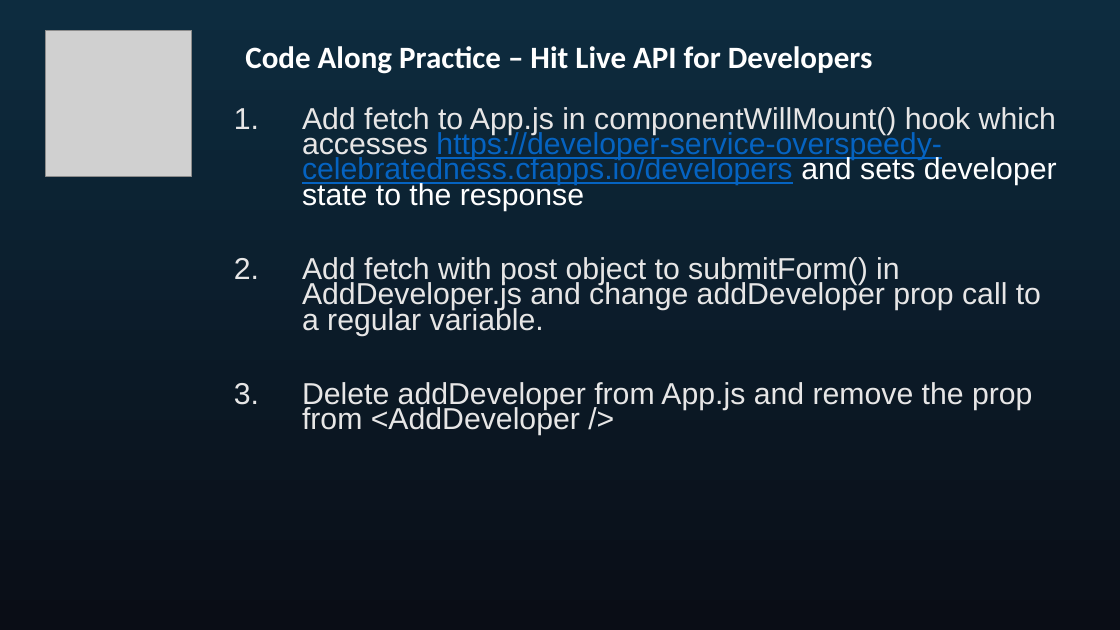
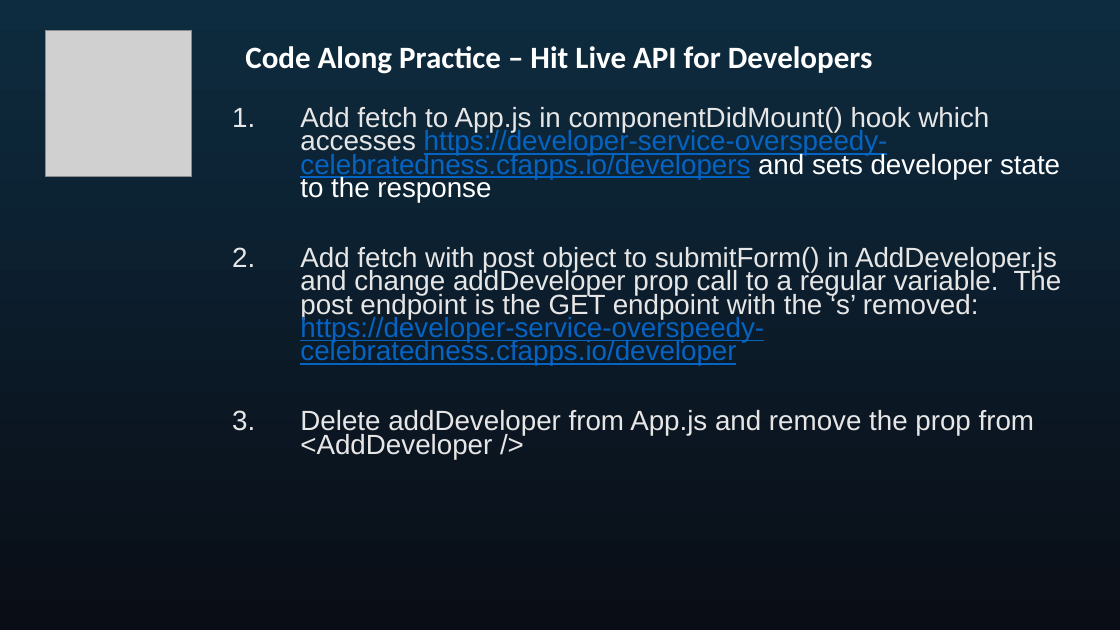
Before and after one commit to seblechernet/PowerPoint-Decks, a slide deck: slide 37 of 04 React Routing, Component Lifecycle Methods.pptx (slide 38 before the commit). Drawn at 1120x630 pixels with LibreOffice and Linux fonts; fonts in the diff are those of the drawing; grey boxes stand for pictures. Boxes give left, top, right and bottom in pixels: in the first picture for what was removed or moved away, otherwise in the second. Text is boxed around its words. In the diff, an @@ line names an element or a change of style, - is before the commit and + after.

Commit message:
fixed 04 guided practice

```diff
--- a/04 React Routing, Component Lifecycle Methods.pptx
+++ b/04 React Routing, Component Lifecycle Methods.pptx
@@ text at (300,107,1062,366): text changed; size 25.9 to 23.8 pt @@
-1. Add fetch to App.js in componentWillMount() hook which accesses https://developer-service-overspeedy-celebratedness.cfapps.io/developers and sets developer state to the response
-2. Add fetch with post object to submitForm() in AddDeveloper.js and change addDeveloper prop call to a regular variable.
+1. Add fetch to App.js in componentDidMount() hook which accesses https://developer-service-overspeedy-celebratedness.cfapps.io/developers and sets developer state to the response
+2. Add fetch with post object to submitForm() in AddDeveloper.js and change addDeveloper prop call to a regular variable. The post endpoint is the GET endpoint with the ‘s’ removed: https://developer-service-overspeedy-celebratedness.cfapps.io/developer
@@ text at (300,410,1034,459): size 25.9 to 23.8 pt in "Delete addDeveloper from App.js and remove the ..." @@
```
Also in this commit, not shown: 2 other slides changed, 1 slide removed.
